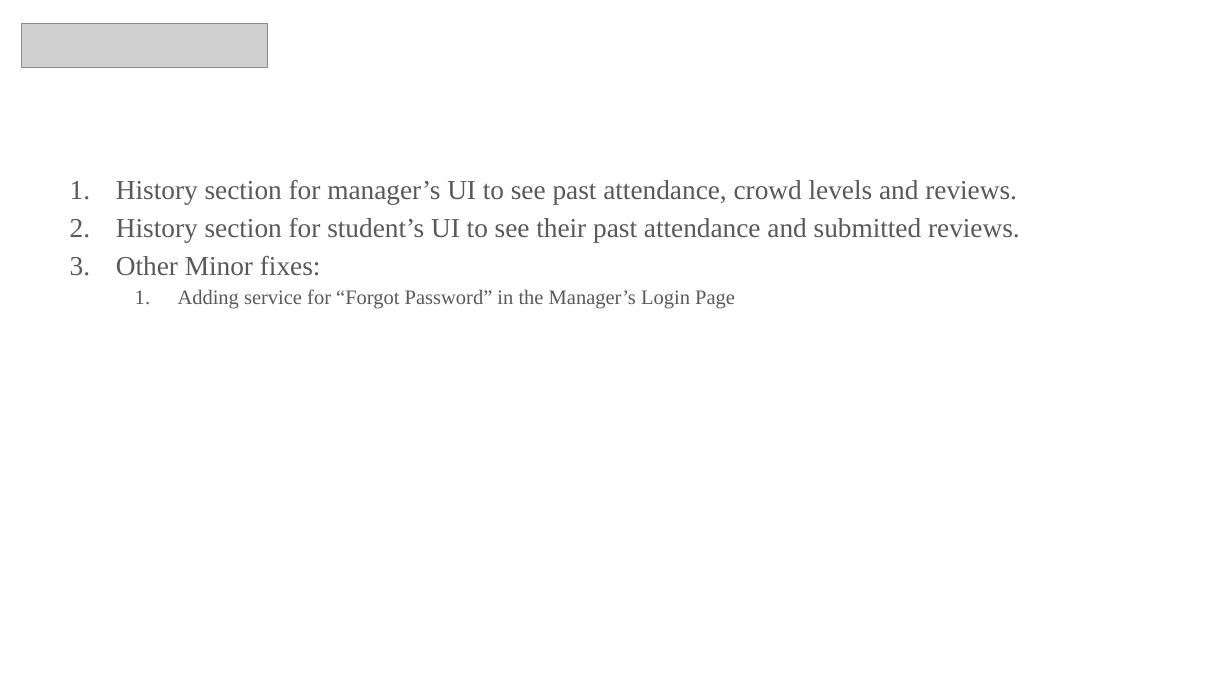
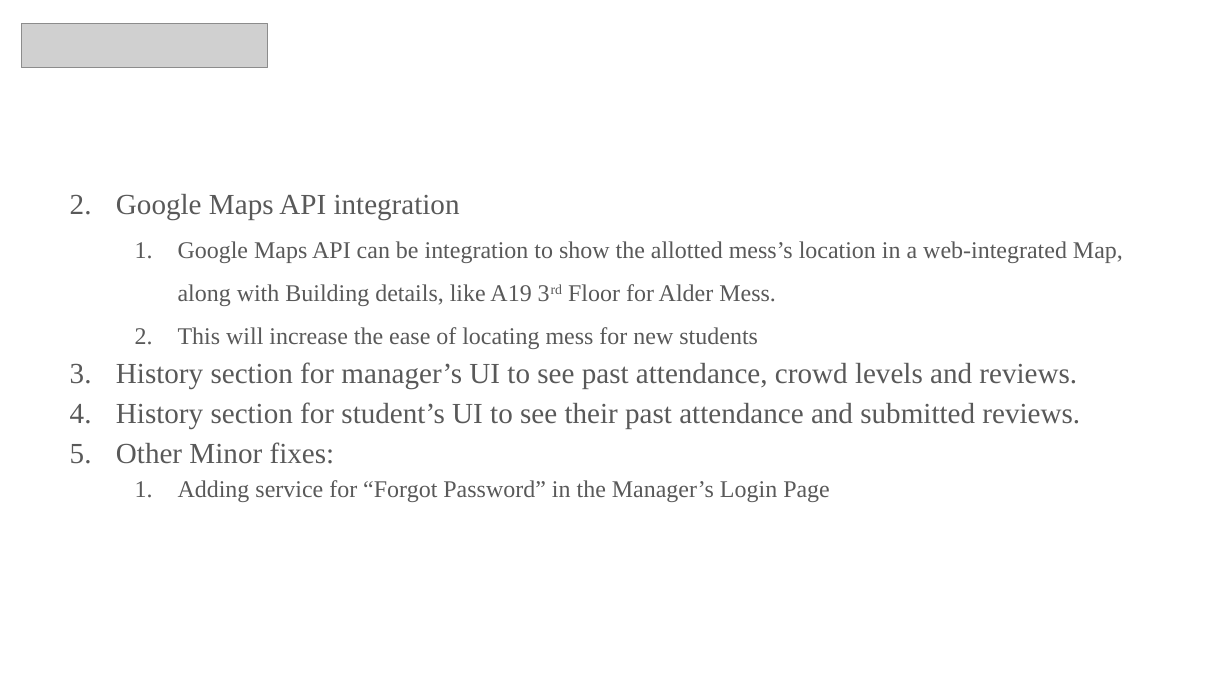
Before and after one commit to InfinityxR9/SmartMess, a slide deck: slide 15 of presentation.pptx (slide 13 before the commit). Drawn at 1232x693 pixels with LibreOffice and Linux fonts; fonts in the diff are those of the drawing; grey boxes stand for pictures. Boxes give left, top, right and bottom in pixels: in the first picture for what was removed or moved away, otherwise in the second. Text is boxed around its words. In the diff, an @@ line names an element or a change of style, - is before the commit and + after.

```diff
--- a/presentation.pptx
+++ b/presentation.pptx
@@ text at [116, 194, 1123, 349]: paragraphs added @@
+2. Google Maps API integration
+  1. Google Maps API can be integration to show the allotted mess’s location in a web-integrated Map, along with Building details, like A19 3rd Floor for Alder Mess.
+  2. This will increase the ease of locating mess for new students
@@ text at [116, 362, 1080, 502]: size 16 to 17 pt in "History section for manager’s UI to see ...", "History section for student’s UI to see ...", "Other Minor fixes:"; size 12 to 14 pt in "Adding service for “Forgot Password” in the ..." @@
```
Also in this commit, not shown: 7 other slides changed, 3 slides added, 1 slide removed, 22 other files.
